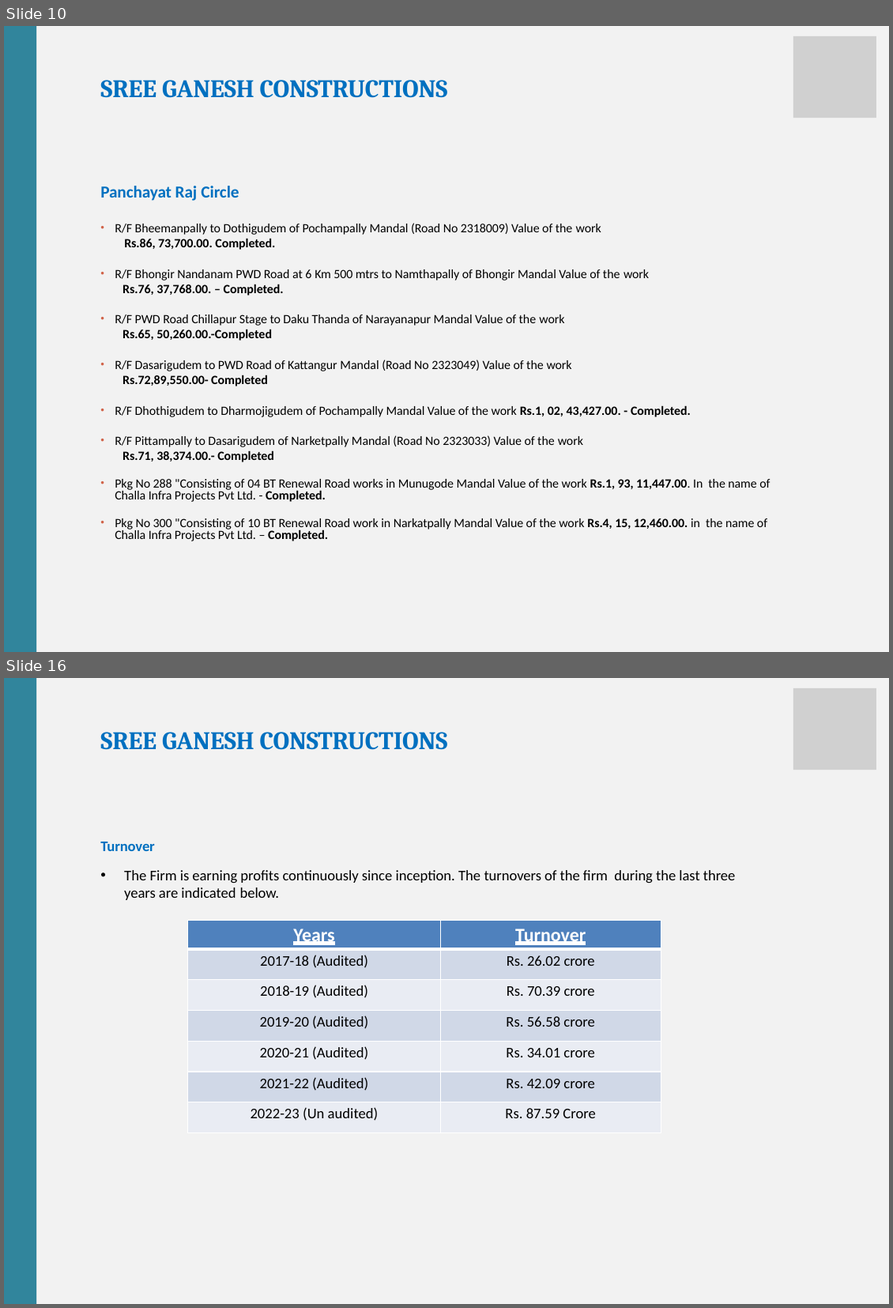
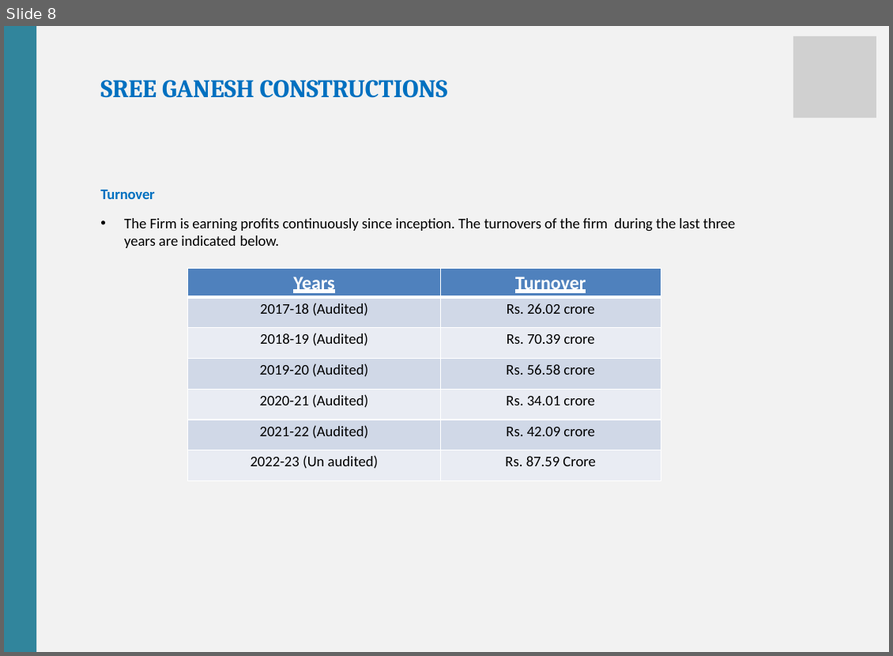
Before and after one commit to mintuhouse/sreeganesh, a slide deck: downloads/SGC_Profile.pptx. Shown one above the other, each under a label of ours: slides 10 and 16 before the commit, slide 8 after it; the slides between them are not shown. The pictures are 893x1308 and 893x656 pixels, drawn with LibreOffice and Linux fonts; fonts in the diff are those of the drawing; grey boxes stand for pictures. Boxes give left, top, right and bottom in pixels: in the first picture for what was removed or moved away, otherwise in the second. Text is boxed around its words. In the diff, an @@ line names an element or a change of style, - is before the commit and + after.

```diff
--- a/downloads/SGC_Profile.pptx
+++ b/downloads/SGC_Profile.pptx
@@ slide 10 removed at bbox=[4, 26, 889, 652], background #F2F2F2 @@
@@ rectangle removed at bbox=[4, 26, 36, 652] @@
@@ picture removed at bbox=[793, 36, 877, 118] @@
@@ title removed at bbox=[100, 80, 448, 98] @@
-SREE GANESH CONSTRUCTIONS
@@ text removed at bbox=[100, 186, 770, 541] @@
-Panchayat Raj Circle
-• R/F Bheemanpally to Dothigudem of Pochampally Mandal (Road No 2318009) Value of the work
-Rs.86, 73,700.00. Completed.
-• R/F Bhongir Nandanam PWD Road at 6 Km 500 mtrs to Namthapally of Bhongir Mandal Value of the work
-Rs.76, 37,768.00. – Completed.
-• R/F PWD Road Chillapur Stage to Daku Thanda of Narayanapur Mandal Value of the work
-Rs.65, 50,260.00.-Completed
-• R/F Dasarigudem to PWD Road of Kattangur Mandal (Road No 2323049) Value of the work
-Rs.72,89,550.00- Completed
-• R/F Dhothigudem to Dharmojigudem of Pochampally Mandal Value of the work Rs.1, 02, 43,427.00. - Completed.
-• R/F Pittampally to Dasarigudem of Narketpally Mandal (Road No 2323033) Value of the work
-Rs.71, 38,374.00.- Completed
-• Pkg No 288 "Consisting of 04 BT Renewal Road works in Munugode Mandal Value of the work Rs.1, 93, 11,447.00. In the name of Challa Infra Projects Pvt Ltd. - Completed.
-• Pkg No 300 "Consisting of 10 BT Renewal Road work in Narkatpally Mandal Value of the work Rs.4, 15, 12,460.00. in the name of Challa Infra Projects Pvt Ltd. – Completed.
@@ what was slide 16 is now slide 8 @@
```
Also in this commit, not shown: 5 slides changed, 7 other slides removed, 12 other files.
